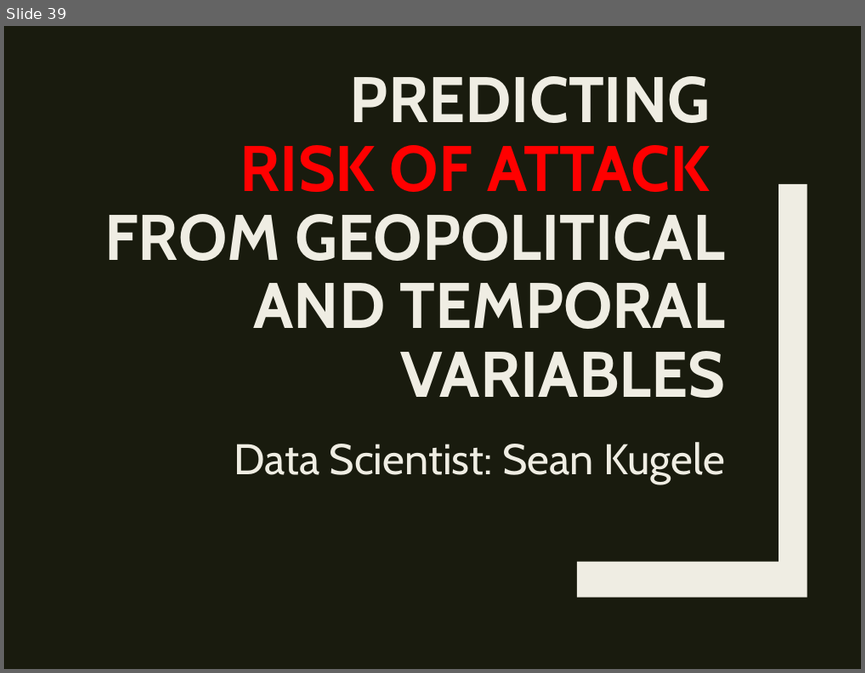
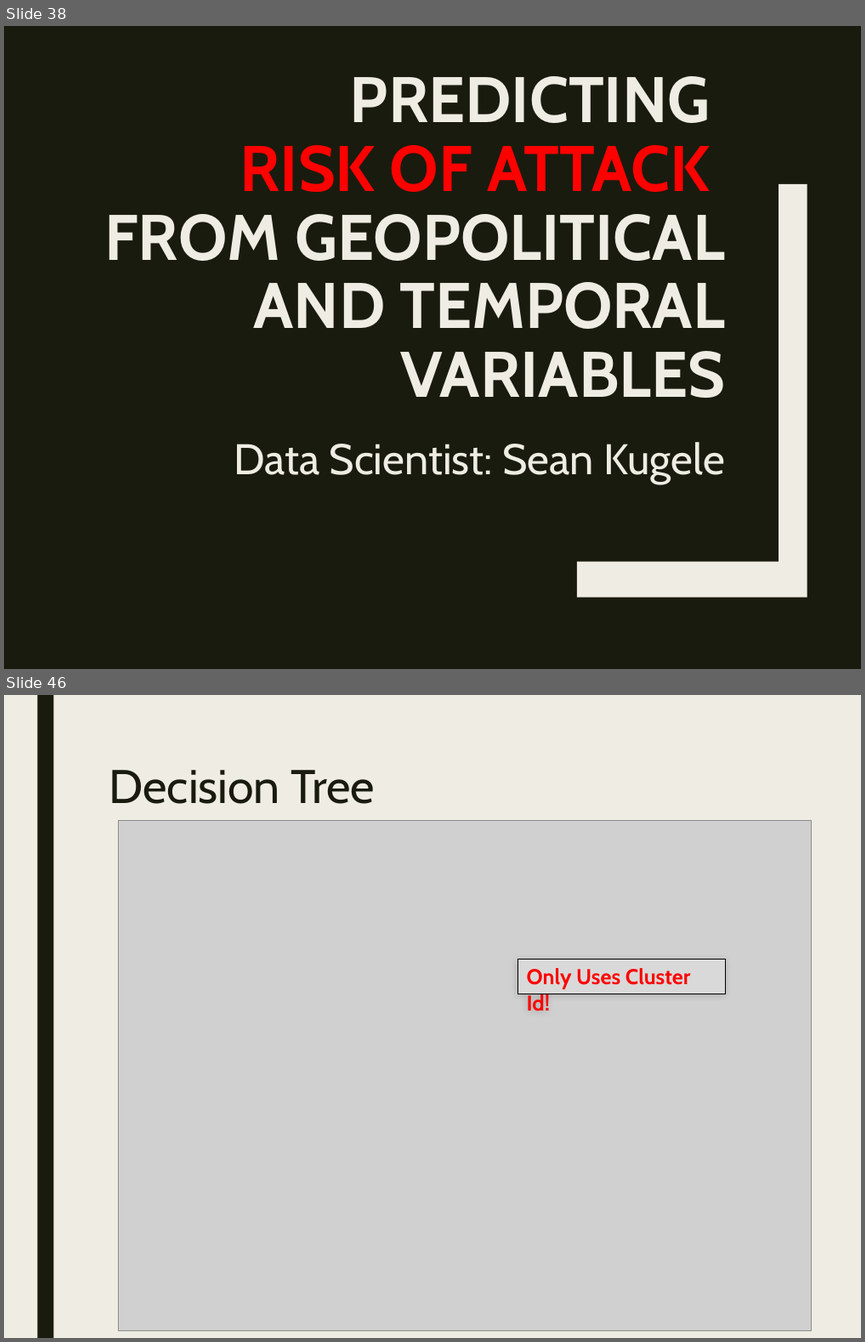
Before and after one commit to stats-learning-fall2019/final-project, a slide deck: presentation/gtdb-final-presentation.pptx. Shown one above the other, each under a label of ours: slide 39 before the commit, slides 38 and 46 after it; the slides between them are not shown. The pictures are 865x673 and 865x1342 pixels, drawn with LibreOffice and Linux fonts; fonts in the diff are those of the drawing; grey boxes stand for pictures. Boxes give left, top, right and bottom in pixels: in the first picture for what was removed or moved away, otherwise in the second. Text is boxed around its words. In the diff, an @@ line names an element or a change of style, - is before the commit and + after.

Commit message:
Adds "Sean Q2 slides" include roc, tree vis, and rf imp.

```diff
--- a/presentation/gtdb-final-presentation.pptx
+++ b/presentation/gtdb-final-presentation.pptx
@@ slide 46 added at (4, 695, 861, 1338), background #EFEDE3 @@
@@ rectangle added at (37, 695, 53, 1338), fill #191B0E @@
@@ title added at (109, 770, 375, 804), 39.6 pt, text #191B0E @@
+Decision Tree
@@ picture added at (118, 820, 811, 1331) @@
@@ rectangle added at (518, 959, 726, 993), fill #D9D9D9, outline #000000 0.75 pt, 18 pt, text #FF0000, bold @@
+Only Uses Cluster Id!
@@ what was slide 39 is now slide 38 @@
```
Also in this commit, not shown: 2 slides changed, 8 other slides added, 1 slide removed.
